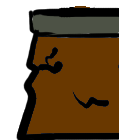
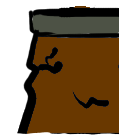
Revision of a layered (140, 140) image; what changed, layer by layer:
painted on "Warstwa 1" over [left=16, top=132, right=119, bottom=140]
